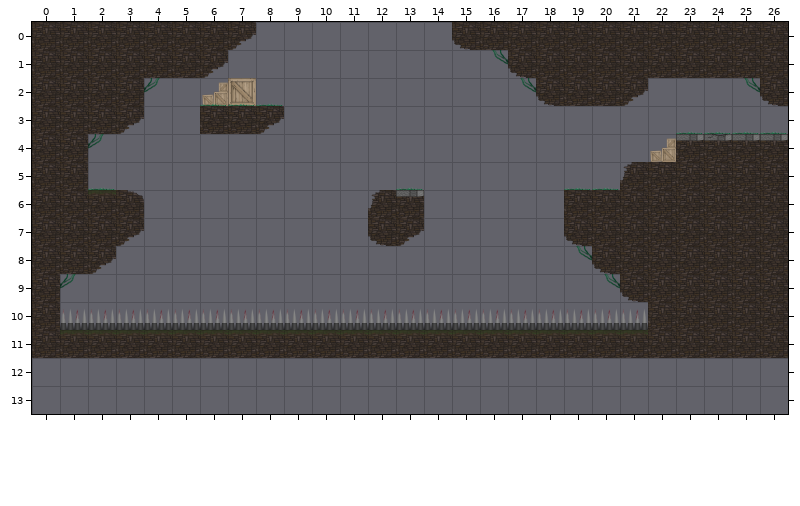
Tiled map: Bin/levels/2.tmx. Above, as it was before the edit.
Cells are 128x128 px. Shown: x 0..26, y 0..13. The old version is drawn lined up with the new one.
Once edited:
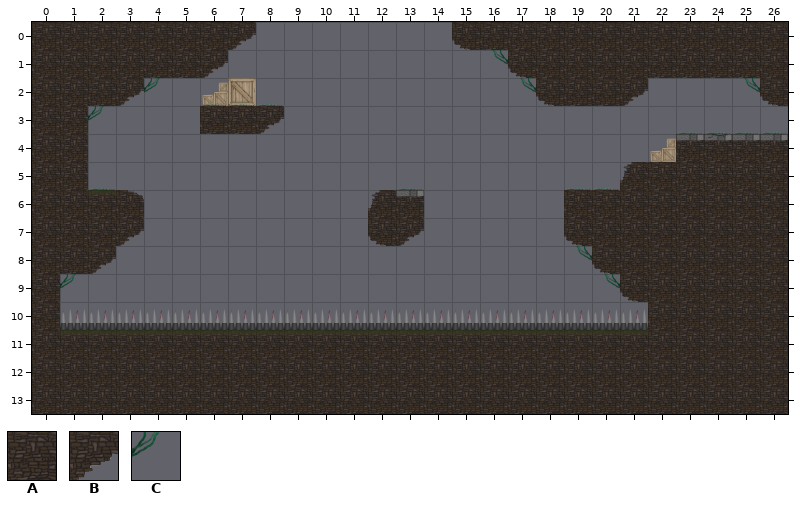
Key: from "Tiles": A 1 "stone", B 6 "stone_se", C 11 "plants2".
_ is an empty cell.
Changes in this commit:
map size 27x25 -> 27x14 cells
Layer "Physics":
Tile A becomes tile B in row 2 at x 3.
Tile A is removed in row 3 at x 2.
Tile B is removed in row 3 at x 3.
Layer "Tiles":
The author put tile A in rows 12 to 13 at x 0 to 26.
The author put tile C in row 3 at x 2.
Tile C is removed in row 4 at x 2.
Boxes around the changes in both pictures, in picture pixels (x1, y1, x2, y2):
changed: (88, 90, 144, 149)
added: (32, 358, 788, 414)
